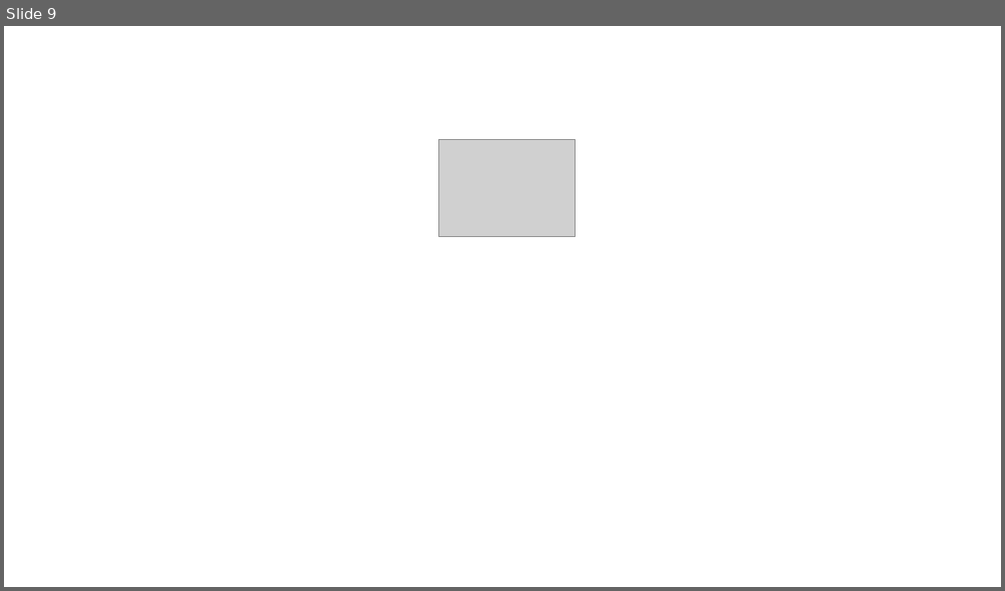
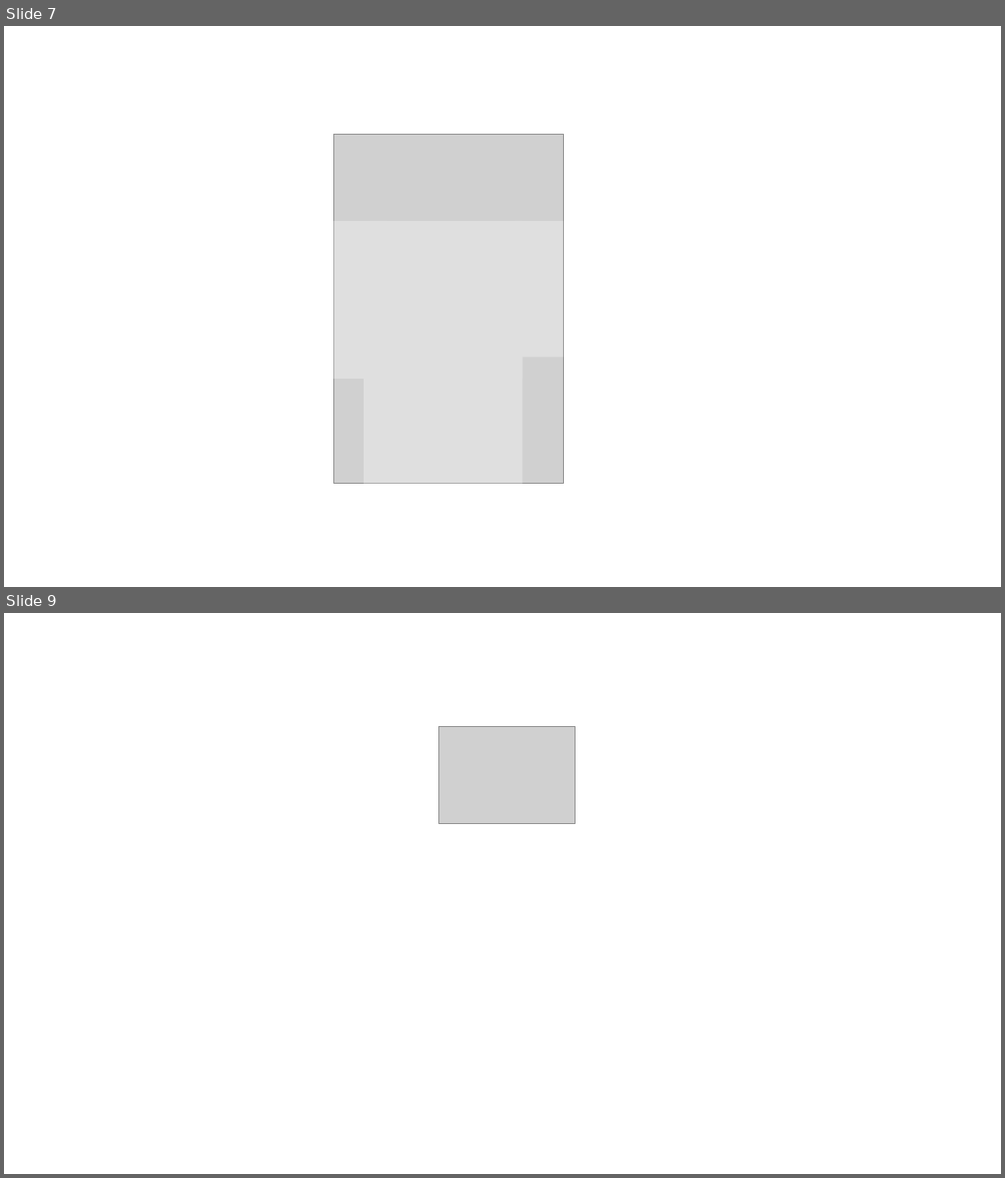
Before and after one commit to aydagonzalez/Spaceman-Game, a slide deck: imgs/Presentation1.pptx. Shown one above the other, each under a label of ours: slide 9 before the commit, slides 7 and 9 after it; the slides between them are not shown. The pictures are 1005x591 and 1005x1178 pixels, drawn with LibreOffice and Linux fonts; fonts in the diff are those of the drawing; grey boxes stand for pictures. Boxes give left, top, right and bottom in pixels: in the first picture for what was removed or moved away, otherwise in the second. Text is boxed around its words. In the diff, an @@ line names an element or a change of style, - is before the commit and + after.

```diff
--- a/imgs/Presentation1.pptx
+++ b/imgs/Presentation1.pptx
@@ slide 7 added at [4,26,1001,587], background #FFFFFF @@
@@ picture added at [334,135,563,483] @@
@@ rectangle added at [334,221,387,379], fill #DFDFDF @@
@@ rectangle added at [370,221,522,379], fill #DFDFDF @@
@@ rectangle added at [515,221,563,357], fill #DFDFDF @@
@@ rectangle added at [364,348,522,483], fill #DFDFDF @@
```
Also in this commit, not shown: 4 other slides added, 5 slides removed, 9 other files.
